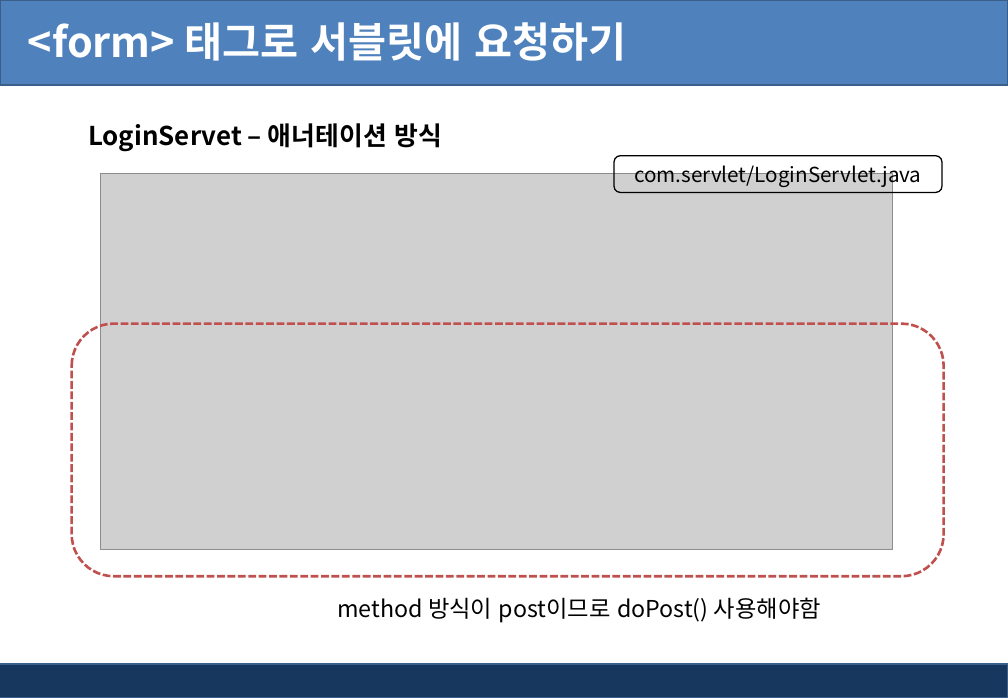
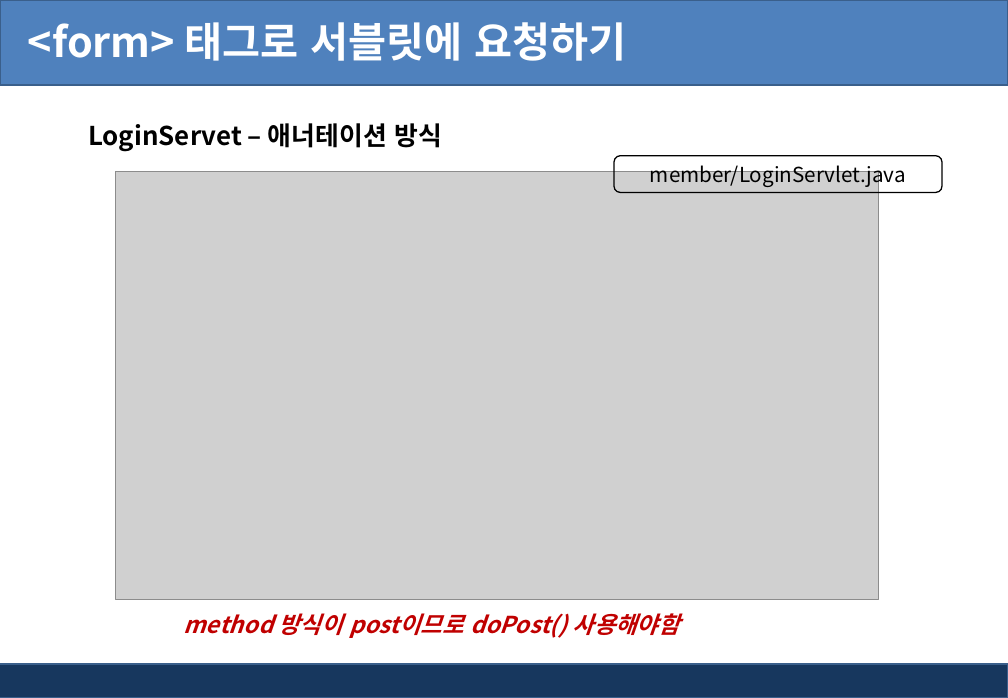
Before and after one commit to AhNyx/js_works, a slide deck: slide 23 of ppt/jsp_ppt/4장. jsp 서블릿 API.pptx (slide 22 before the commit). Drawn at 1008x698 pixels with LibreOffice and Linux fonts; fonts in the diff are those of the drawing; grey boxes stand for pictures; background and template pictures are left out. Boxes give left, top, right and bottom in pixels: in the first picture for what was removed or moved away, otherwise in the second. Text is boxed around its words. In the diff, an @@ line names an element or a change of style, - is before the commit and + after.

```diff
--- a/ppt/jsp_ppt/4장. jsp 서블릿 API.pptx
+++ b/ppt/jsp_ppt/4장. jsp 서블릿 API.pptx
@@ picture: place and size @@
-picture at (101, 173, 893, 549)
+picture at (115, 172, 879, 599)
@@ text in rounded rectangle at (650, 161, 906, 187): text changed @@
-com.servlet/LoginServlet.java
+member/LoginServlet.java
@@ rounded rectangle removed at (72, 324, 944, 576) @@
@@ text "method 방식이 post이므로 doPost() 사용해야함": place and size @@
-text "method 방식이 post이므로 doPost() 사용해야함" at (337, 597, 821, 623)
+text "method 방식이 post이므로 doPost() 사용해야함" at (183, 613, 680, 638)
@@ text "method 방식이 post이므로 doPost() 사용해야함" at (183, 613, 680, 638): text colour #000000 to #C00000, bold on, italic on @@
```
Also in this commit, not shown: 14 other slides changed, 2 slides added, 27 other files.
